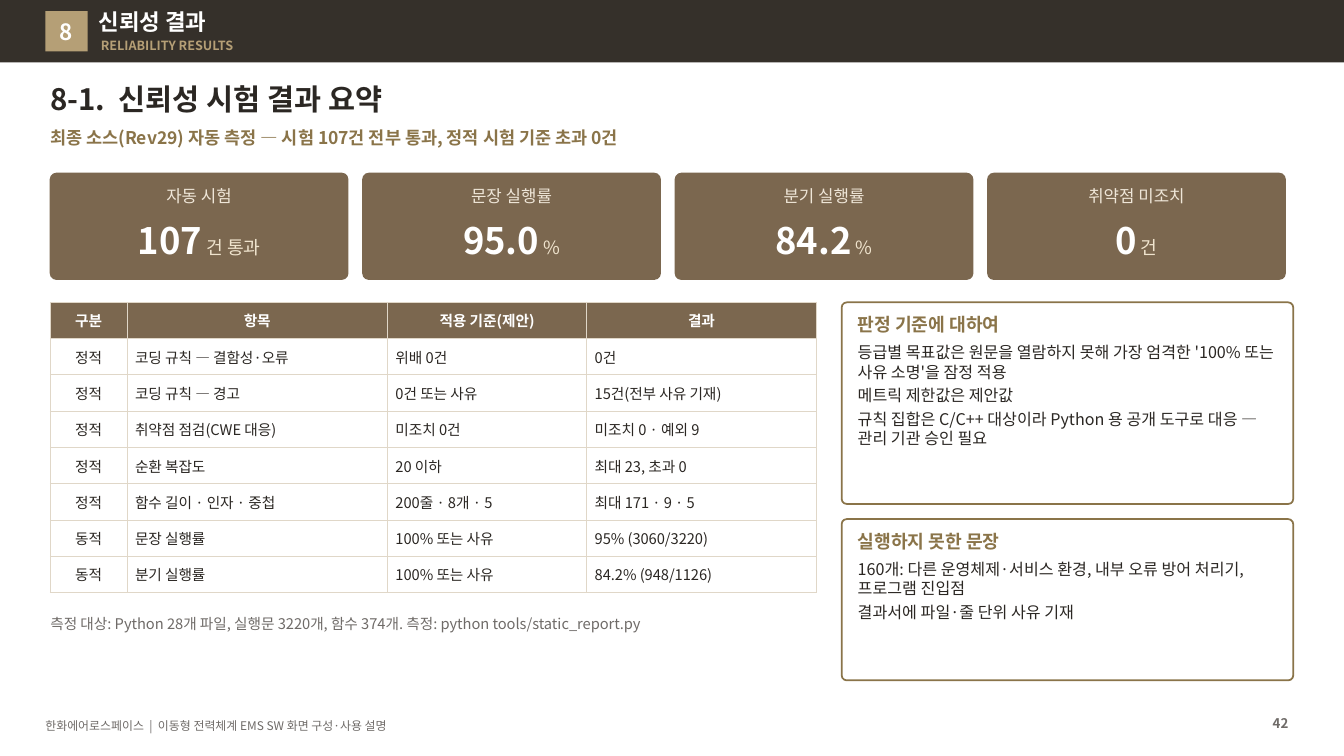
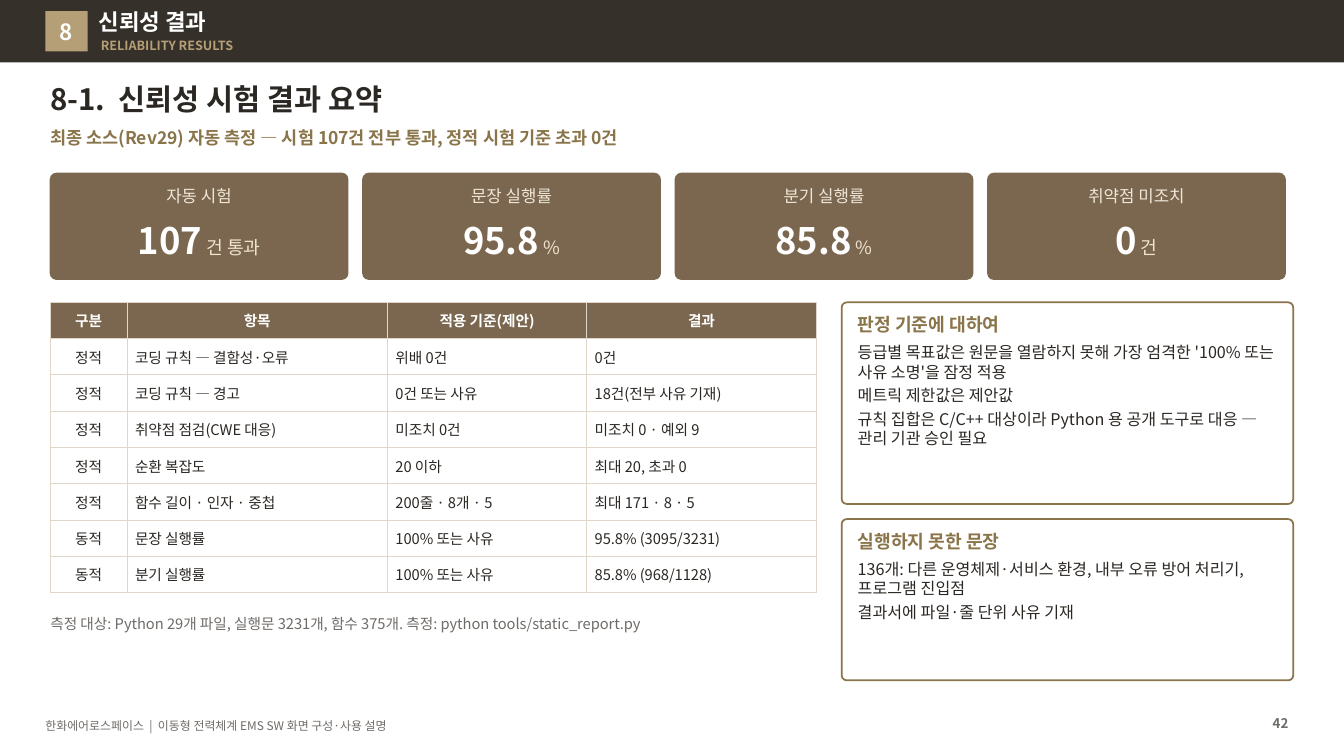
Before and after one commit to byunjd112-hue/headroom, a slide deck: slide 42 of mobile_ems/docs/out/IFPS_EMS_SW_화면구성_사용설명_보고자료_Rev29.pptx. Drawn at 1344x756 pixels with LibreOffice and Linux fonts; fonts in the diff are those of the drawing. Boxes give left, top, right and bottom in pixels: in the first picture for what was removed or moved away, otherwise in the second. Text is boxed around its words. In the diff, an @@ line names an element or a change of style, - is before the commit and + after.

```diff
--- a/mobile_ems/docs/out/IFPS_EMS_SW_화면구성_사용설명_보고자료_Rev29.pptx
+++ b/mobile_ems/docs/out/IFPS_EMS_SW_화면구성_사용설명_보고자료_Rev29.pptx
@@ text at (463, 226, 539, 255): text changed @@
-95.0 %
+95.8 %
@@ text at (775, 226, 851, 255): text changed @@
-84.2 %
+85.8 %
@@ table at (50, 302, 817, 587) @@
-row 3, column 4: 15건(전부 사유 기재)
+row 3, column 4: 18건(전부 사유 기재)
-row 5, column 4: 최대 23, 초과 0
+row 5, column 4: 최대 20, 초과 0
-row 6, column 4: 최대 171 · 9 · 5
+row 6, column 4: 최대 171 · 8 · 5
-row 7, column 4: 95% (3060/3220)
+row 7, column 4: 95.8% (3095/3231)
-row 8, column 4: 84.2% (948/1126)
+row 8, column 4: 85.8% (968/1128)
@@ text at (858, 561, 1244, 595): text changed @@
-160개: 다른 운영체제·서비스 환경, 내부 오류 방어 처리기, 프로그램 진입점
+136개: 다른 운영체제·서비스 환경, 내부 오류 방어 처리기, 프로그램 진입점
@@ text at (50, 617, 641, 633): text changed @@
-측정 대상: Python 28개 파일, 실행문 3220개, 함수 374개. 측정: python tools/static_report.py
+측정 대상: Python 29개 파일, 실행문 3231개, 함수 375개. 측정: python tools/static_report.py
```
Also in this commit, not shown: 4 other slides changed, 47 other files.
